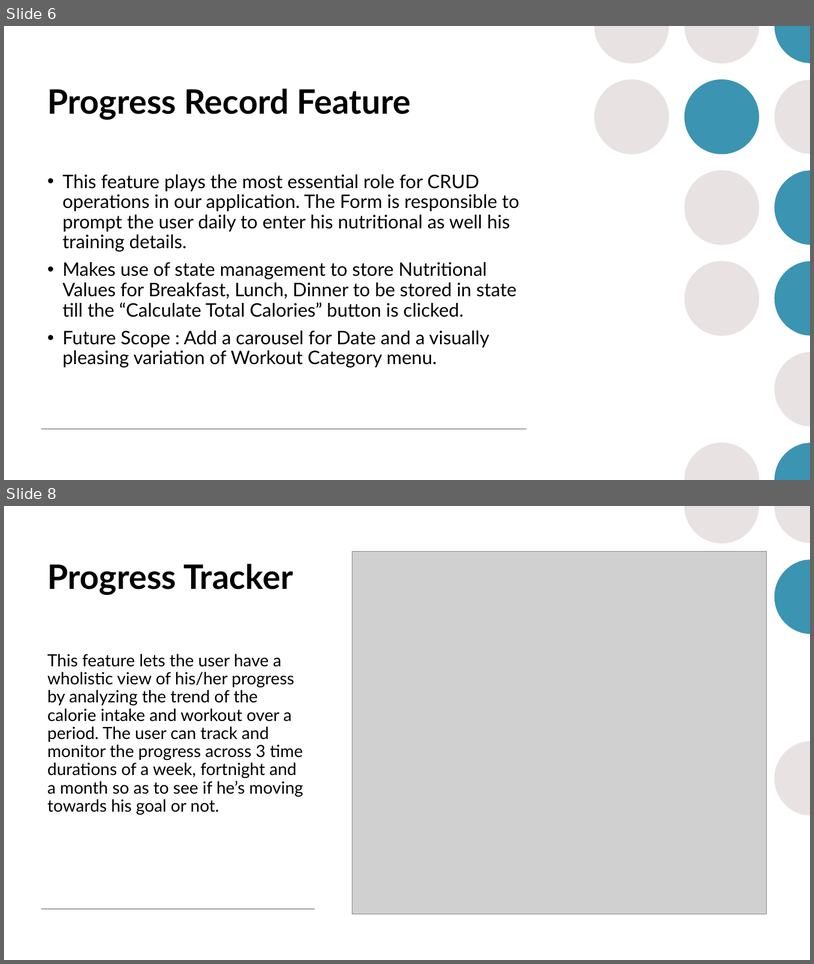
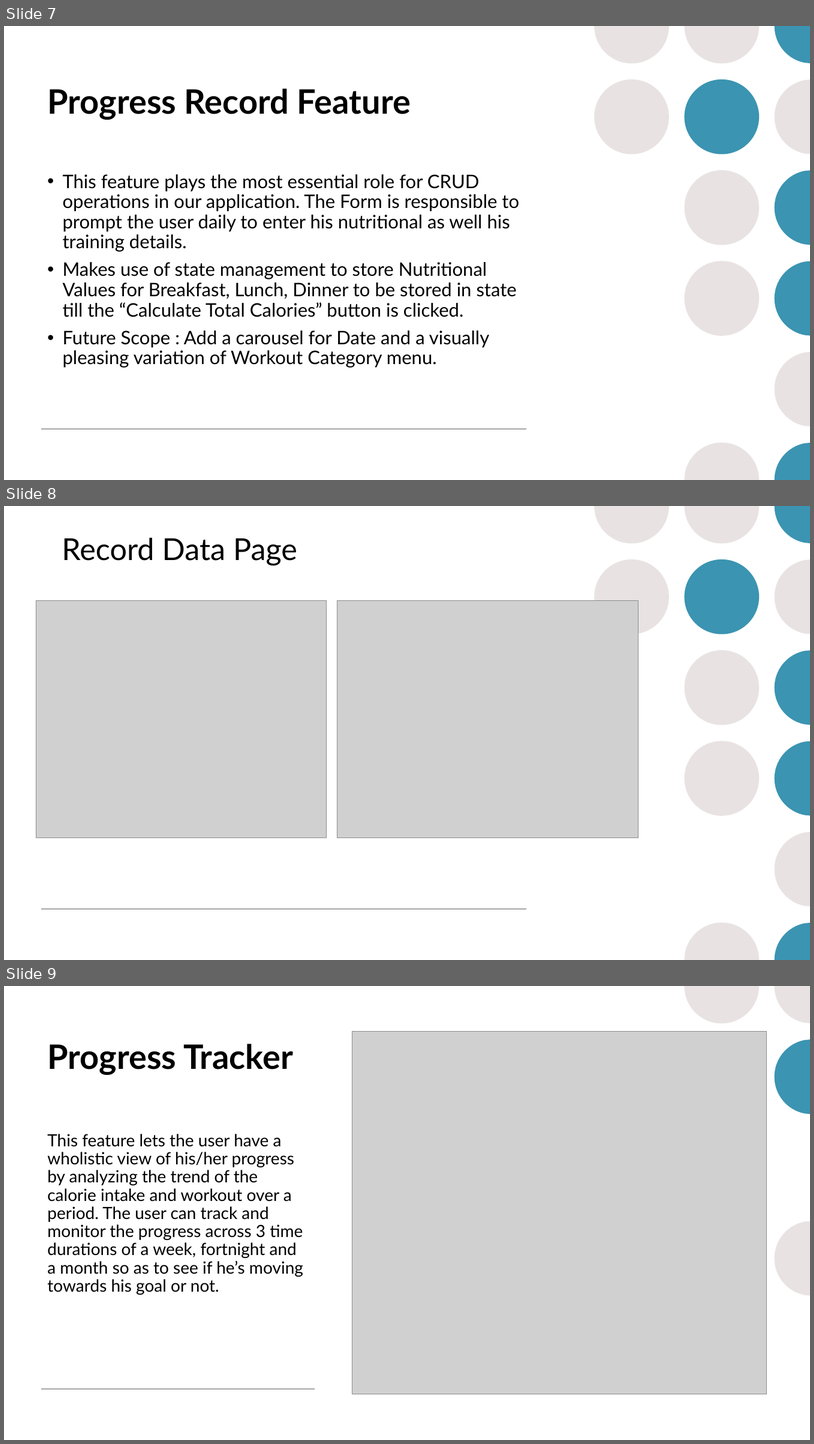
Before and after one commit to hwalia099/Fitness-App, a slide deck: FitTrackPresentationFinal.pptx. Shown one above the other, each under a label of ours: slides 6 and 8 before the commit, slides 7, 8 and 9 after it; the slides between them are not shown. The pictures are 814x964 and 814x1444 pixels, drawn with LibreOffice and Linux fonts; fonts in the diff are those of the drawing; grey boxes stand for pictures. Boxes give left, top, right and bottom in pixels: in the first picture for what was removed or moved away, otherwise in the second. Text is boxed around its words. In the diff, an @@ line names an element or a change of style, - is before the commit and + after.

```diff
--- a/FitTrackPresentationFinal.pptx
+++ b/FitTrackPresentationFinal.pptx
@@ slide 8 added at [4, 506, 810, 960], background #FFFFFF; not listed: 14 template elements that a slide beside it also shows @@
@@ text added at [62, 538, 297, 565], 36 pt, text #000000 @@
+Record Data Page
@@ picture added at [36, 600, 327, 838] @@
@@ picture added at [338, 600, 638, 838] @@
@@ what was slide 6 is now slide 7 @@
@@ what was slide 8 is now slide 9 @@
```
Also in this commit, not shown: 1 other slide added, 1 slide removed.
